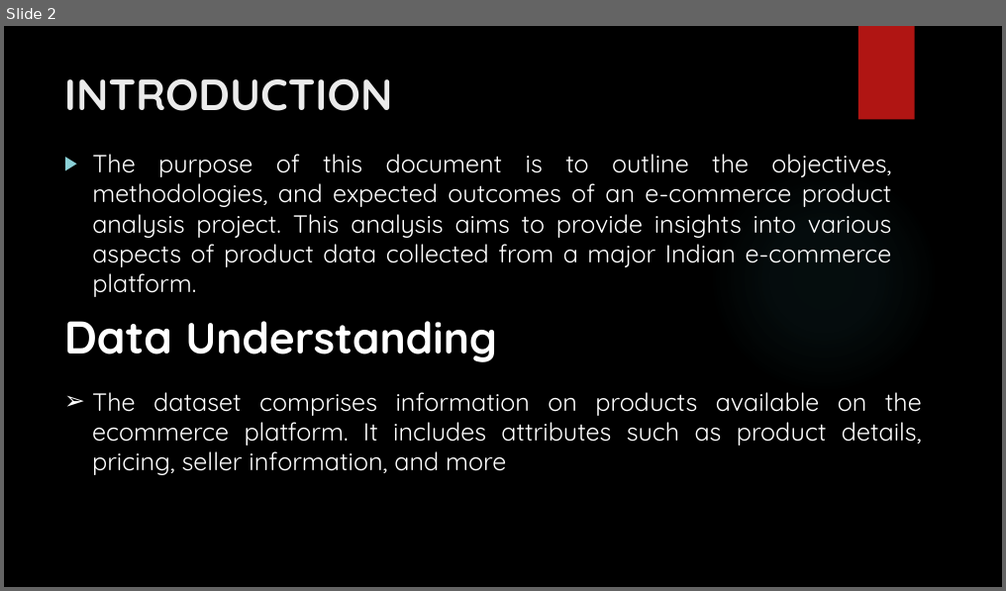
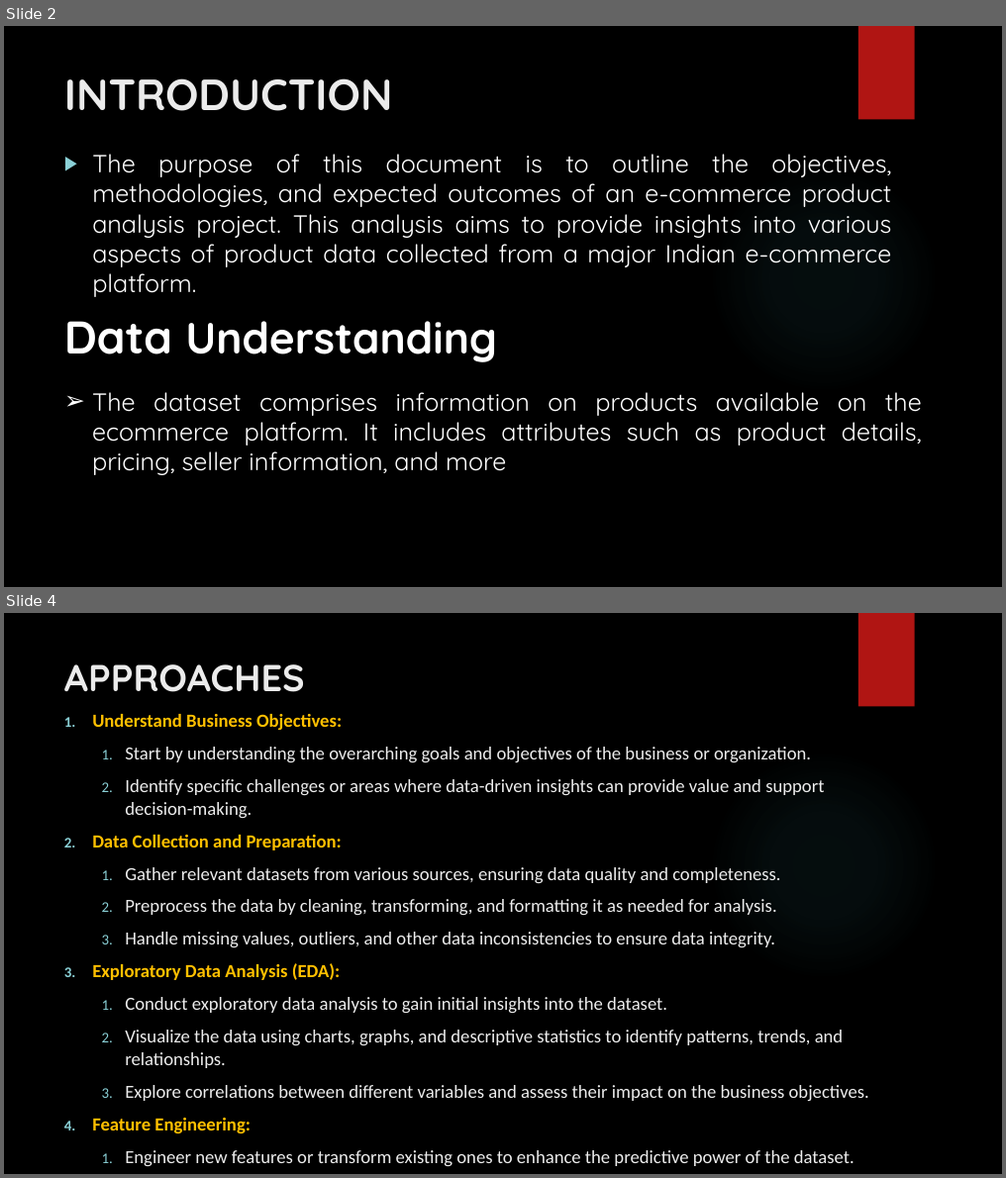
Before and after one commit to SG9822/E-Commerce-Analysis, a slide deck: E-COMMERCE ANALYSIS.pptx. Shown one above the other, each under a label of ours: slide 2 before the commit, slides 2 and 4 after it; the slides between them are not shown. The pictures are 1006x591 and 1006x1178 pixels, drawn with LibreOffice and Linux fonts; fonts in the diff are those of the drawing; background and template pictures are left out. Boxes give left, top, right and bottom in pixels: in the first picture for what was removed or moved away, otherwise in the second. Text is boxed around its words. In the diff, an @@ line names an element or a change of style, - is before the commit and + after.

```diff
--- a/E-COMMERCE ANALYSIS.pptx
+++ b/E-COMMERCE ANALYSIS.pptx
@@ slide 4 added at box(4, 613, 1002, 1174), background picture (left out); not listed: 2 template elements that a slide beside it also shows @@
@@ title added at box(64, 664, 305, 692), 36 pt, text #EBEBEB, bold @@
+APPROACHES
@@ text added at box(92, 714, 869, 1167), 17.8 pt, text #ECECEC @@
+1. Understand Business Objectives:
+  1. Start by understanding the overarching goals and objectives of the business or organization.
+  2. Identify specific challenges or areas where data-driven insights can provide value and support decision-making.
+2. Data Collection and Preparation:
+  1. Gather relevant datasets from various sources, ensuring data quality and completeness.
+  2. Preprocess the data by cleaning, transforming, and formatting it as needed for analysis.
+  3. Handle missing values, outliers, and other data inconsistencies to ensure data integrity.
+3. Exploratory Data Analysis (EDA):
+  1. Conduct exploratory data analysis to gain initial insights into the dataset.
+  2. Visualize the data using charts, graphs, and descriptive statistics to identify patterns, trends, and relationships.
+  3. Explore correlations between different variables and assess their impact on the business objectives.
+4. Feature Engineering:
+  1. Engineer new features or transform existing ones to enhance the predictive power of the dataset.
+  2. Dropped the un wanted features.
```
Also in this commit, not shown: 6 slides changed, 1 other slide added.
